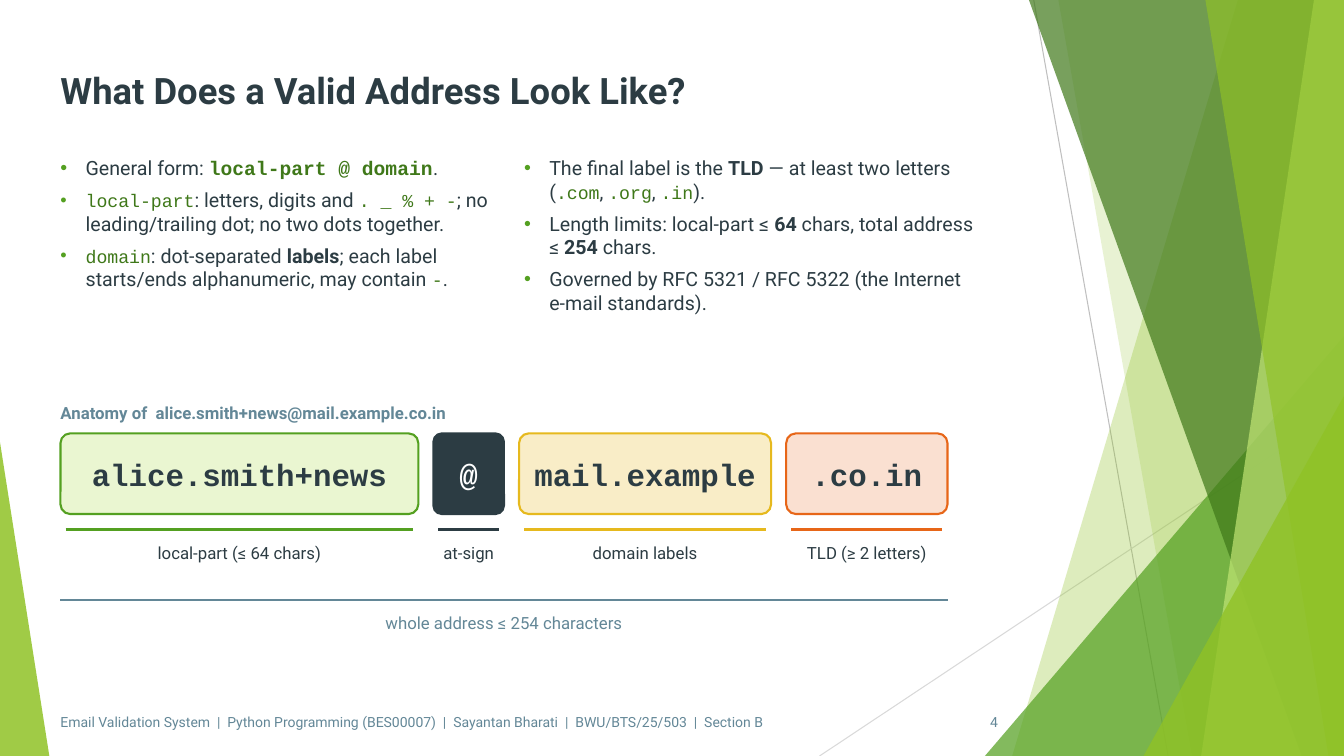
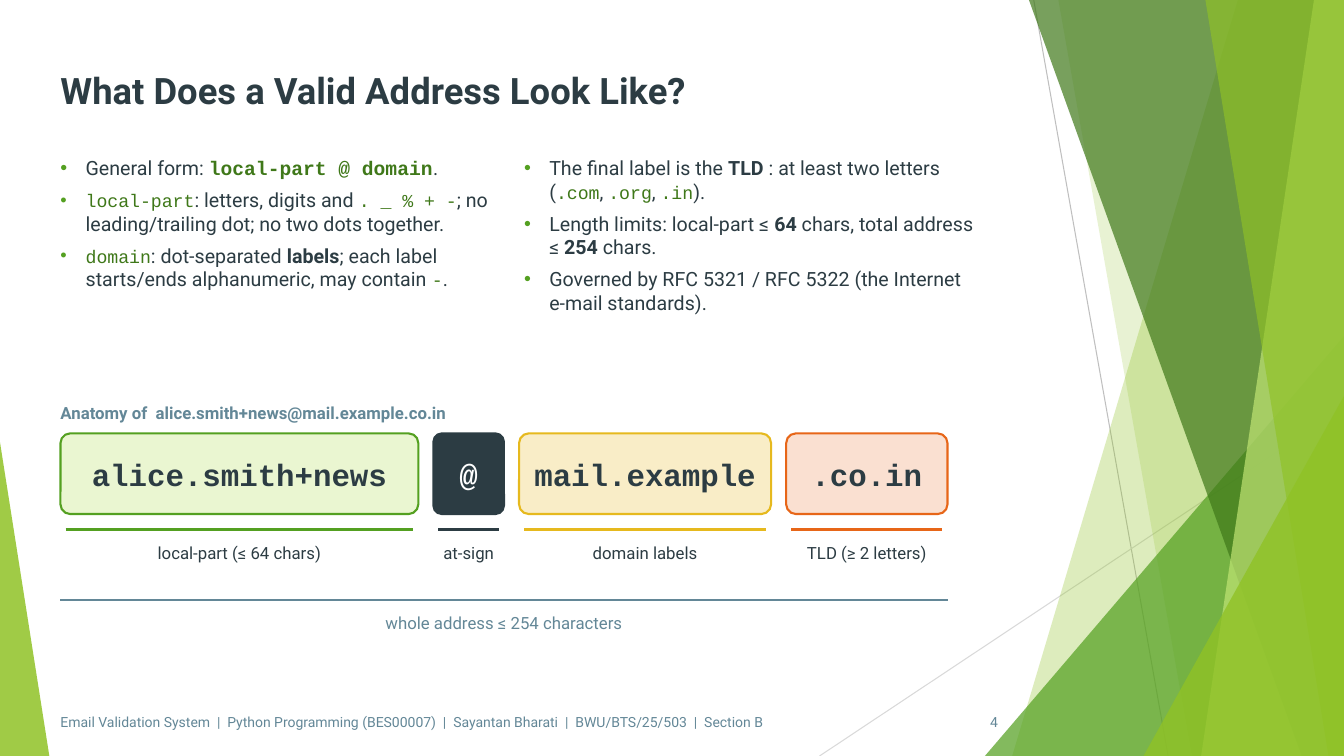
Before and after one commit to Sayantan-B-dev/SM_BtechSyllabusBWU, a slide deck: slide 4 of 3rdSem/Assignments/pptx/python/PPT_BES00007_Python_Sayantan_Bharati.pptx. Drawn at 1344x756 pixels with LibreOffice and Linux fonts; fonts in the diff are those of the drawing; background and template pictures are left out. Boxes give left, top, right and bottom in pixels: in the first picture for what was removed or moved away, otherwise in the second. Text is boxed around its words. In the diff, an @@ line names an element or a change of style, - is before the commit and + after.

```diff
--- a/3rdSem/Assignments/pptx/python/PPT_BES00007_Python_Sayantan_Bharati.pptx
+++ b/3rdSem/Assignments/pptx/python/PPT_BES00007_Python_Sayantan_Bharati.pptx
@@ text at (x1=549, y1=160, x2=940, y2=203): text changed @@
-• The final label is the TLD — at least two letters (.com, .org, .in).
+• The final label is the TLD : at least two letters (.com, .org, .in).
```
Also in this commit, not shown: 11 other slides changed, 1 other file.
